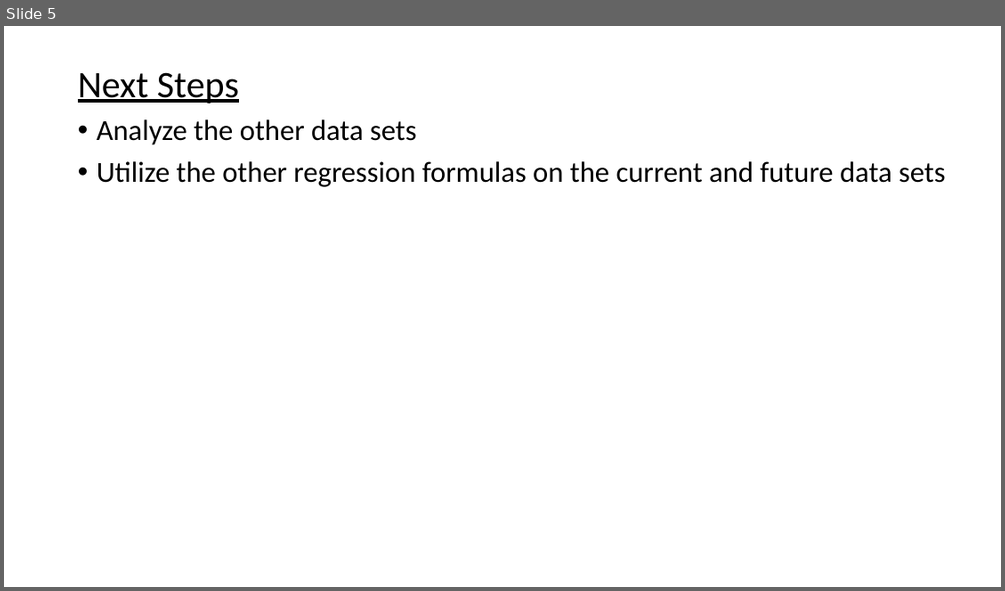
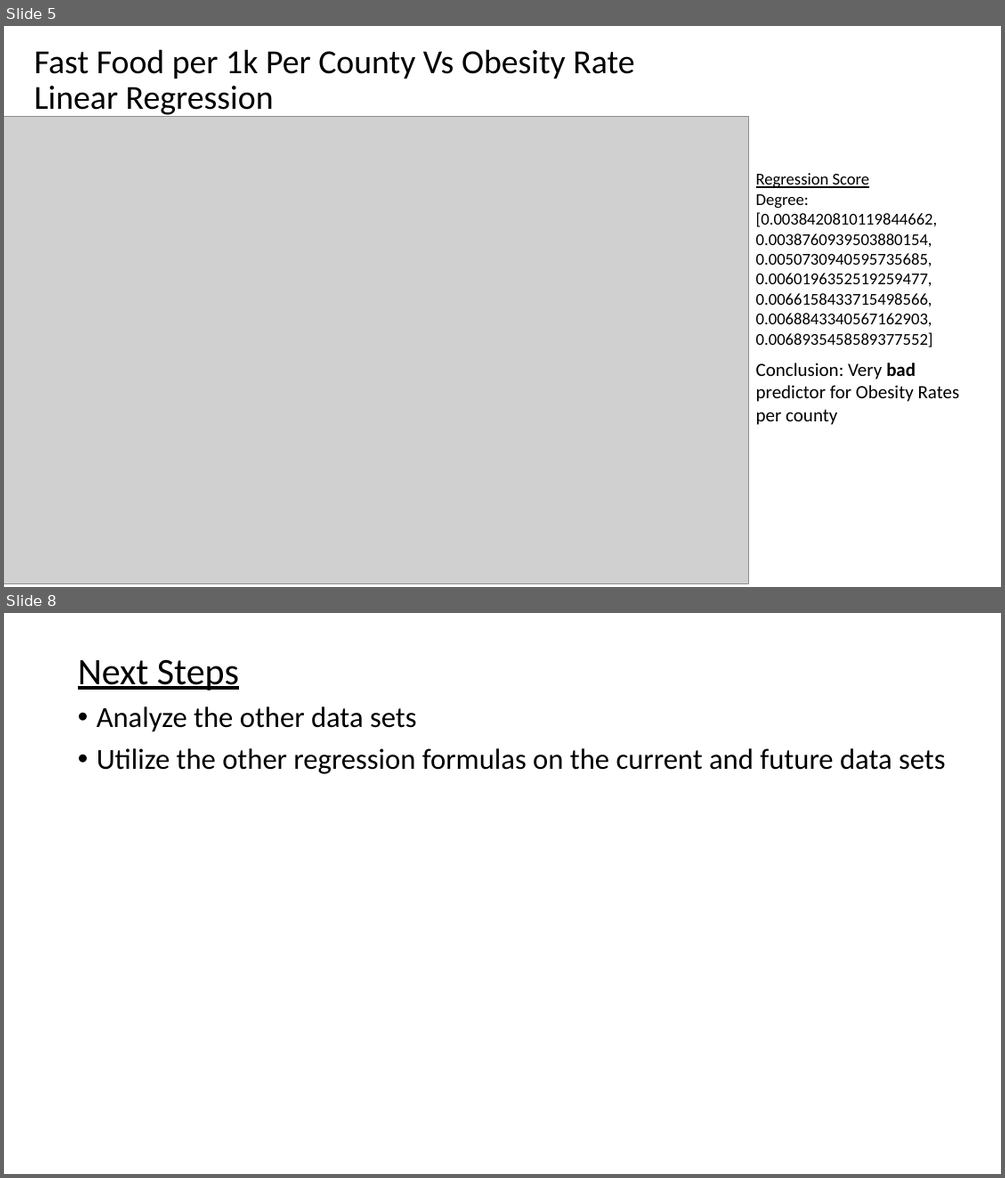
Before and after one commit to ahellman21/ASH, a slide deck: Presentation1.pptx. Shown one above the other, each under a label of ours: slide 5 before the commit, slides 5 and 8 after it; the slides between them are not shown. The pictures are 1005x591 and 1005x1178 pixels, drawn with LibreOffice and Linux fonts; fonts in the diff are those of the drawing; grey boxes stand for pictures. Boxes give left, top, right and bottom in pixels: in the first picture for what was removed or moved away, otherwise in the second. Text is boxed around its words. In the diff, an @@ line names an element or a change of style, - is before the commit and + after.

```diff
--- a/Presentation1.pptx
+++ b/Presentation1.pptx
@@ slide 5 added at [4,26,1001,587], background #FFFFFF @@
@@ title added at [34,49,634,118], 32.4 pt, text #000000 @@
+Fast Food per 1k Per County Vs Obesity Rate
+Linear Regression
@@ picture added at [4,117,749,583] @@
@@ text added at [756,173,938,347], 16 pt, text #000000 @@
+Regression Score
+Degree:
+[0.0038420810119844662, 0.0038760939503880154, 0.0050730940595735685, 0.0060196352519259477, 0.0066158433715498566, 0.0068843340567162903, 0.0068935458589377552]
@@ text added at [756,362,960,425], 18 pt, text #000000 @@
+Conclusion: Very bad predictor for Obesity Rates per county
@@ what was slide 5 is now slide 8 @@
```
Also in this commit, not shown: 1 slide changed, 2 other slides added.
